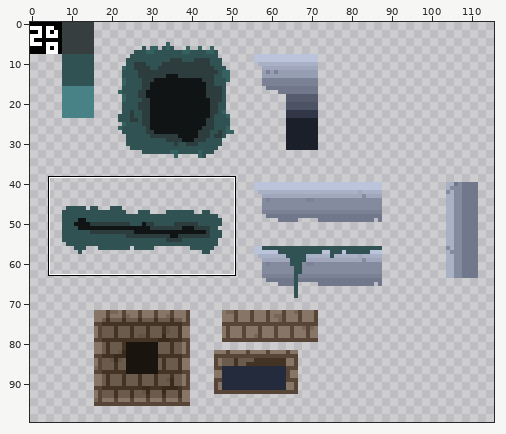
File history of a pixel-art file, scenes/terrain/terrain.aseprite. The picture above shows the old version from afar; the outline marks the close-up.
Close-up. Before:
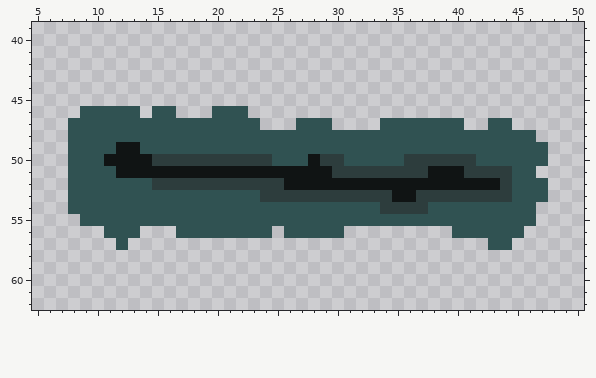
128x128 pixels, 1 frame. Colours within 5 levels of each other are drawn and written as one. Shown: x 5..50, y 39..62. The wide view leaves out empty margins.
The result:
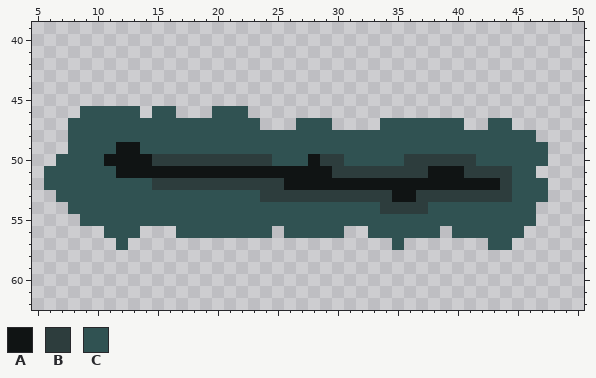
Palette (. is transparent): A #101414  B #2d3d3d  C #305252
Diff:
y 50: x 7 . -> C
y 51..52: x 6..7 .. -> CC
y 53: x 7 . -> C
y 56: x 33..38 ...... -> CCCCCC
y 57: x 35 . -> C
Where, in picture pixels (left, top, right, bottom), the same in both close-ups:
added: (44, 154, 68, 202)
added: (368, 226, 440, 250)
